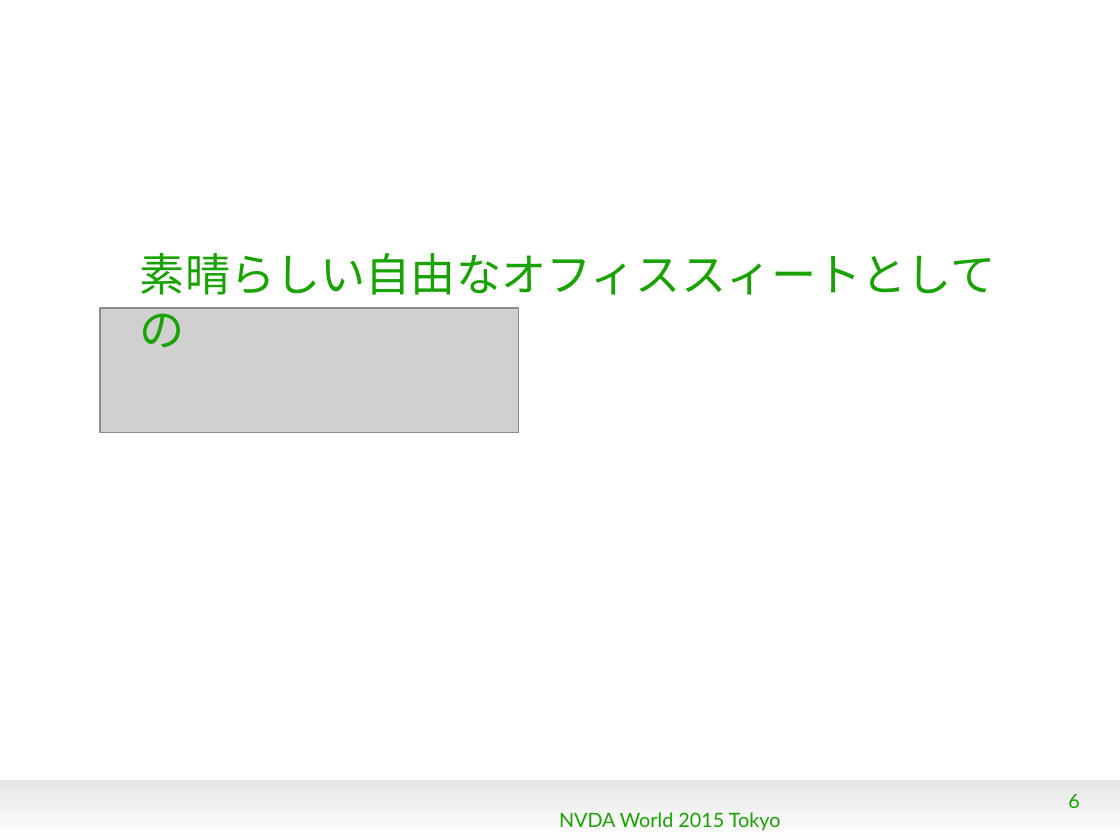
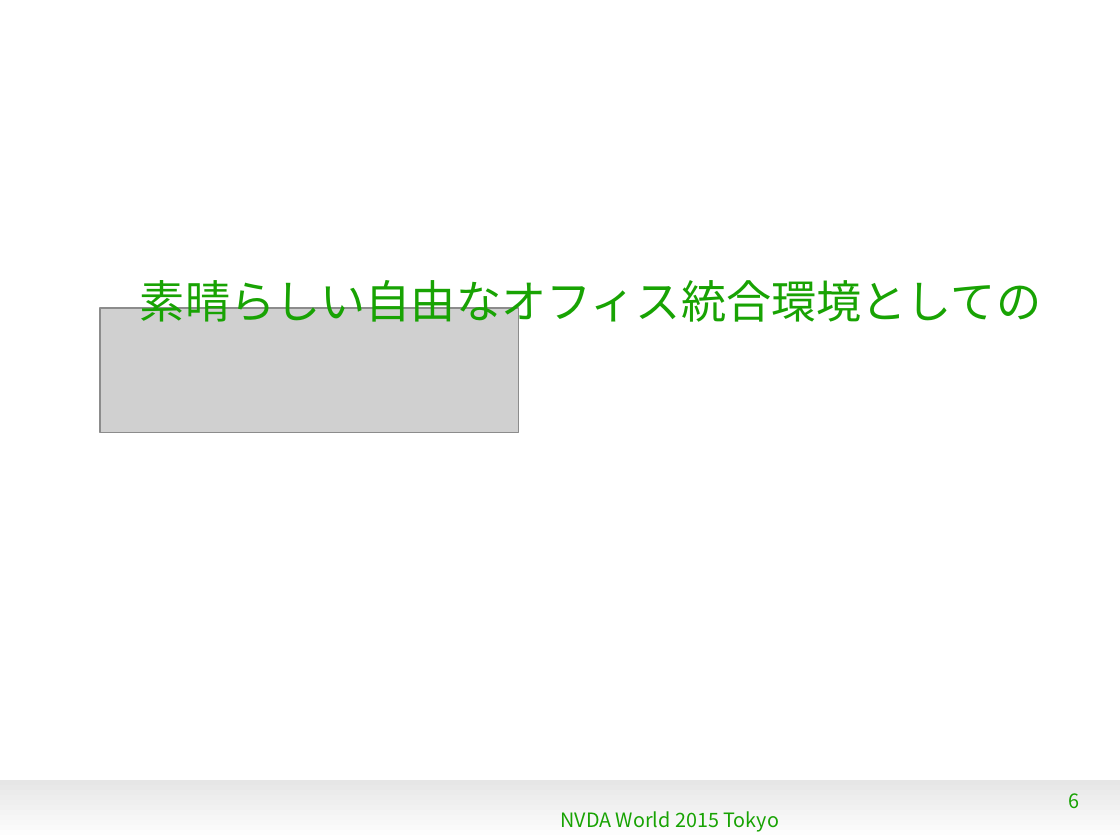
Before and after one commit to naruoga/KantoLibreOffice, a slide deck: slide 6 of others/NVDAworld2015.odp. Drawn at 1120x840 pixels with LibreOffice and Linux fonts; fonts in the diff are those of the drawing; grey boxes stand for pictures; background and template pictures are left out. Boxes give left, top, right and bottom in pixels: in the first picture for what was removed or moved away, otherwise in the second. Text is boxed around its words. In the diff, an @@ line names an element or a change of style, - is before the commit and + after.

```diff
--- a/others/NVDAworld2015.odp
+++ b/others/NVDAworld2015.odp
@@ title at [140, 280, 1041, 330]: text changed @@
-素晴らしい自由なオフィススィートとしての
+素晴らしい自由なオフィス統合環境としての
@@ text "NVDA World 2015 Tokyo" at [560, 811, 780, 832]: font Lato to Noto Sans CJK JP @@
@@ page number at [1069, 793, 1080, 808]: font Lato to Noto Sans CJK JP @@
```
Also in this commit, not shown: 23 other slides changed.
